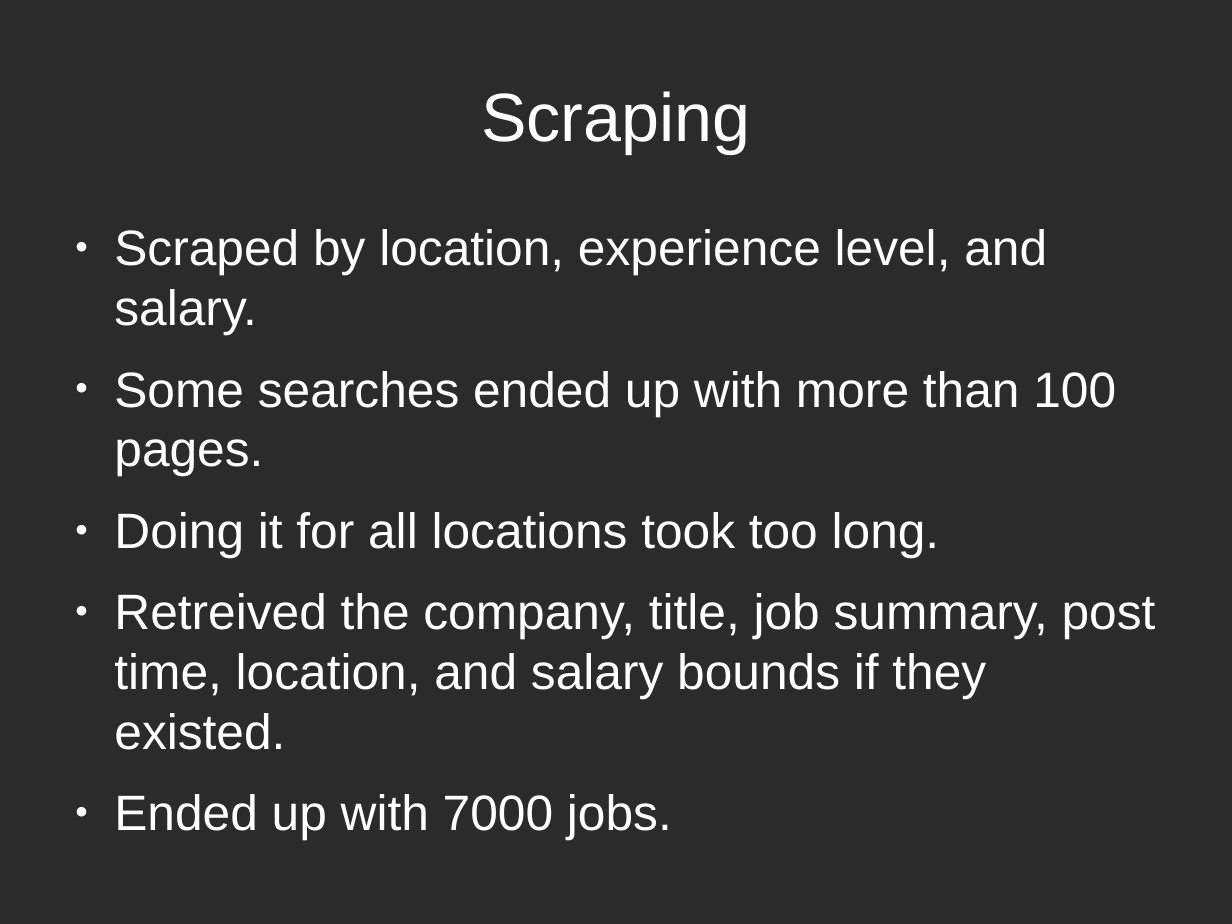
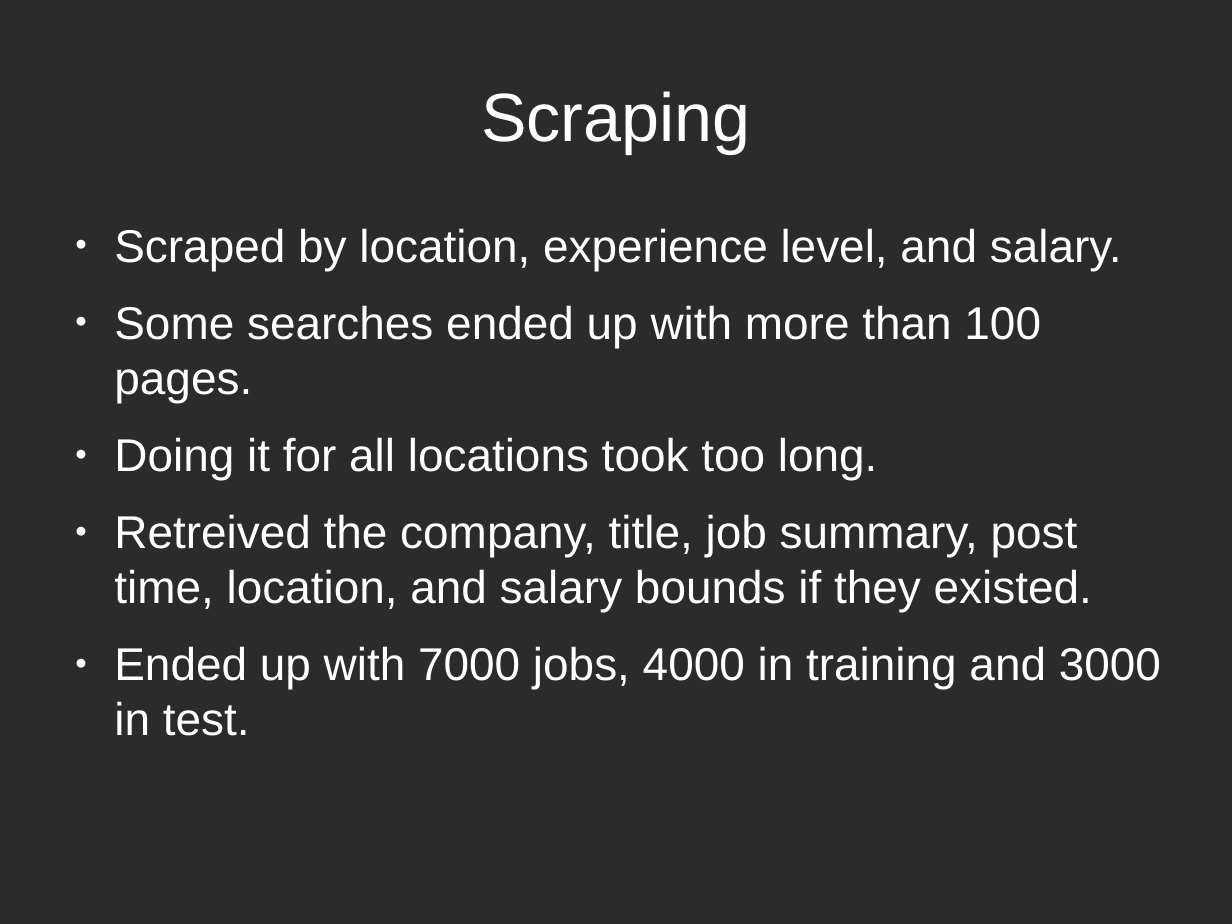
Before and after one commit to xnmp/Exercise-Book, a slide deck: slide 2 of Projects/Project 4/presentation.odp. Drawn at 1232x924 pixels with LibreOffice and Linux fonts; fonts in the diff are those of the drawing; background and template pictures are left out; a plain dark background stands for a picture behind light text. Boxes give left, top, right and bottom in pixels: in the first picture for what was removed or moved away, otherwise in the second. Text is boxed around its words. In the diff, an @@ line names an element or a change of style, - is before the commit and + after.

```diff
--- a/Projects/Project 4/presentation.odp
+++ b/Projects/Project 4/presentation.odp
@@ text at (114,228,1122,612): size 32 to 29.6 pt in "Scraped by location, experience level, and salary.", "Some searches ended up with more than ...", "Doing it for all locations took too ...", "Retreived the company, title, job summary, post ..." @@
@@ text at (114,646,1161,736): text changed; size 32 to 29.6 pt @@
-● Ended up with 7000 jobs.
+● Ended up with 7000 jobs, 4000 in training and 3000 in test.
```
Also in this commit, not shown: 3 other slides changed, 51 other files.
